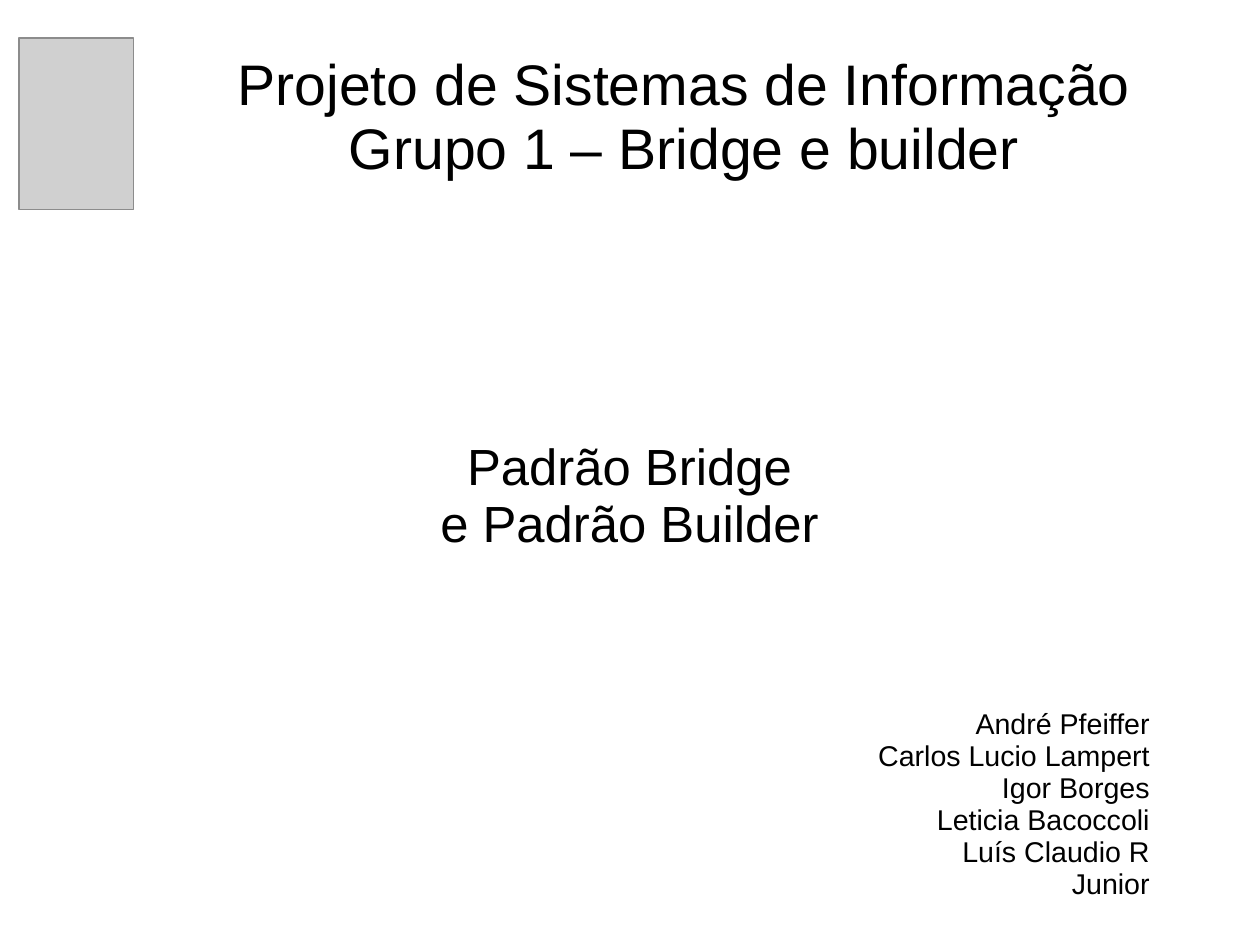
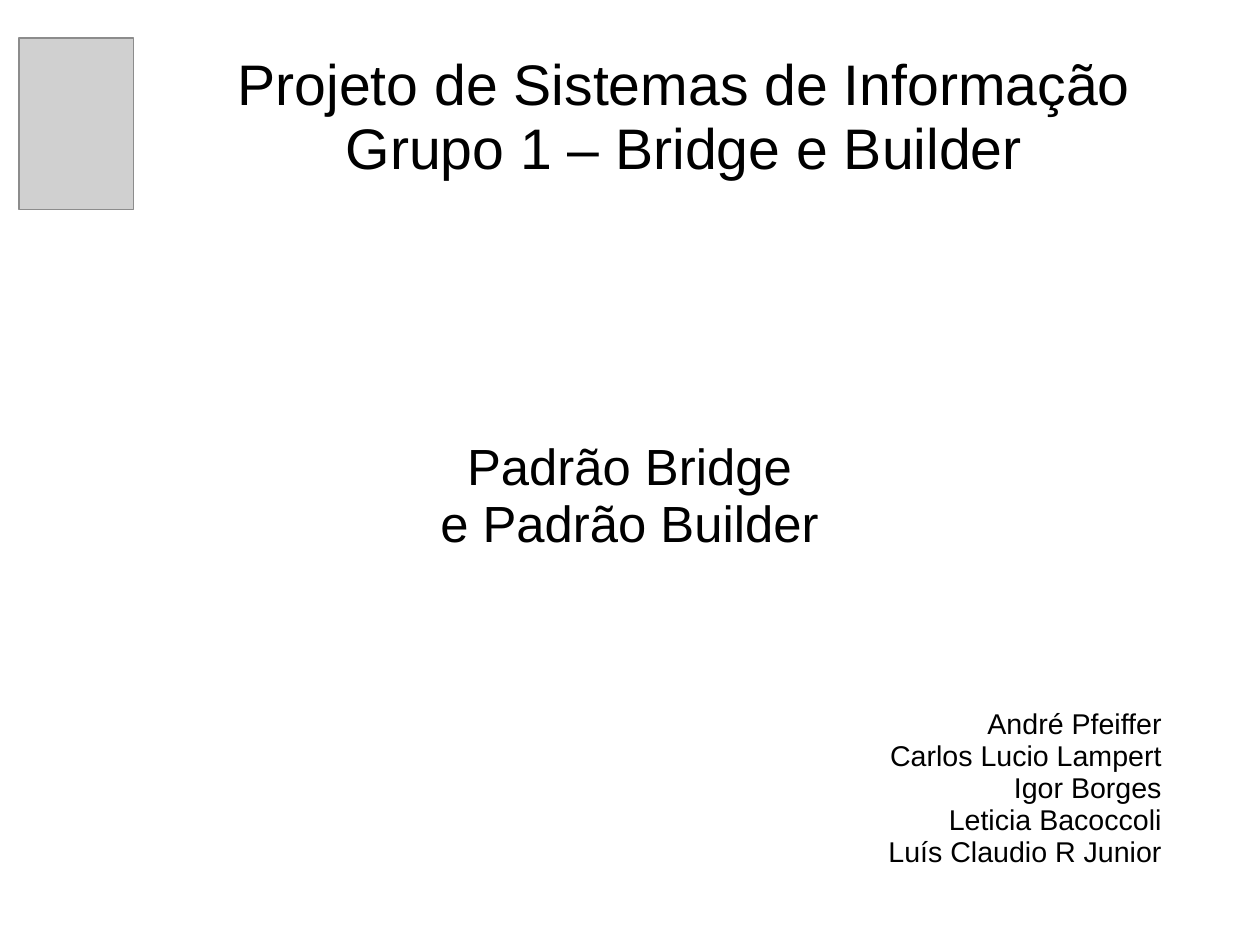
Before and after one commit to andrePfeiffer/Padroes, a slide deck: slide 1 of arquivos/Apresentação PSI.ppt. Drawn at 1260x945 pixels with LibreOffice and Linux fonts; fonts in the diff are those of the drawing; grey boxes stand for pictures; background and template pictures are left out. Boxes give left, top, right and bottom in pixels: in the first picture for what was removed or moved away, otherwise in the second. Text is boxed around its words. In the diff, an @@ line names an element or a change of style, - is before the commit and + after.

```diff
--- a/arquivos/Apresentação PSI.ppt
+++ b/arquivos/Apresentação PSI.ppt
@@ title at [238, 63, 1130, 180]: text changed @@
-Projeto de Sistemas de Informação
-Grupo 1 – Bridge e builder
+Projeto de Sistemas de Informação
+Grupo 1 – Bridge e Builder
@@ text "André Pfeiffer": place and size @@
-text "André Pfeiffer" at [878, 713, 1150, 863]
+text "André Pfeiffer" at [888, 713, 1162, 863]
```
Also in this commit, not shown: 9 other slides changed, 2 slides added, 4 other files.
